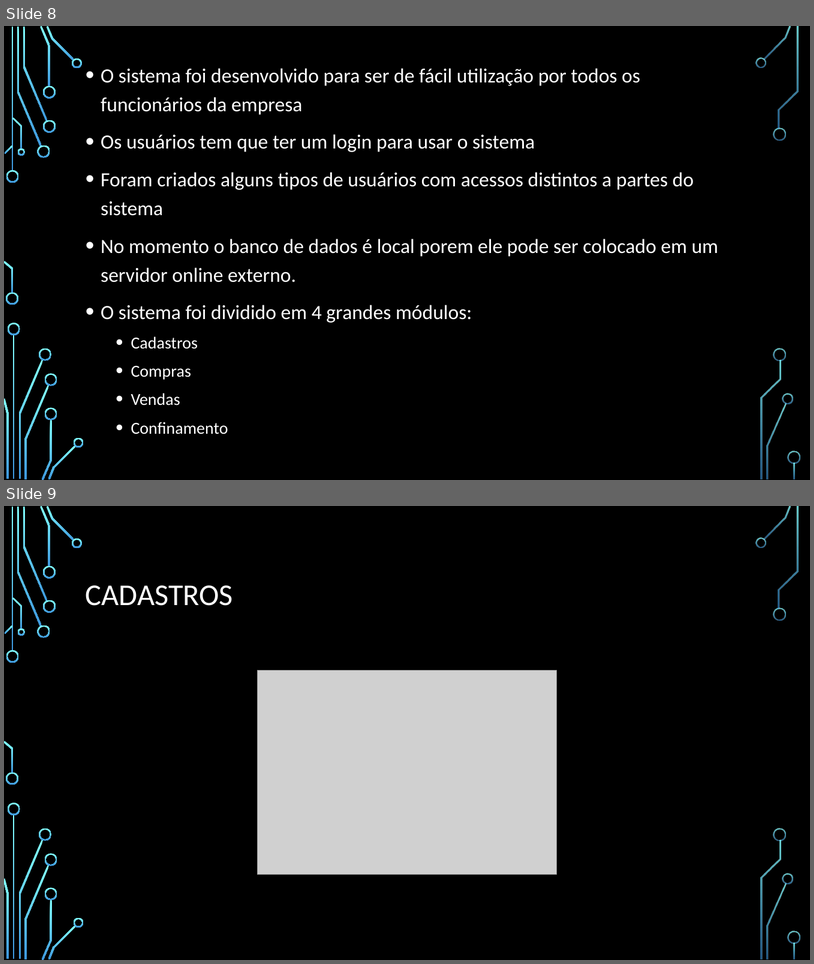
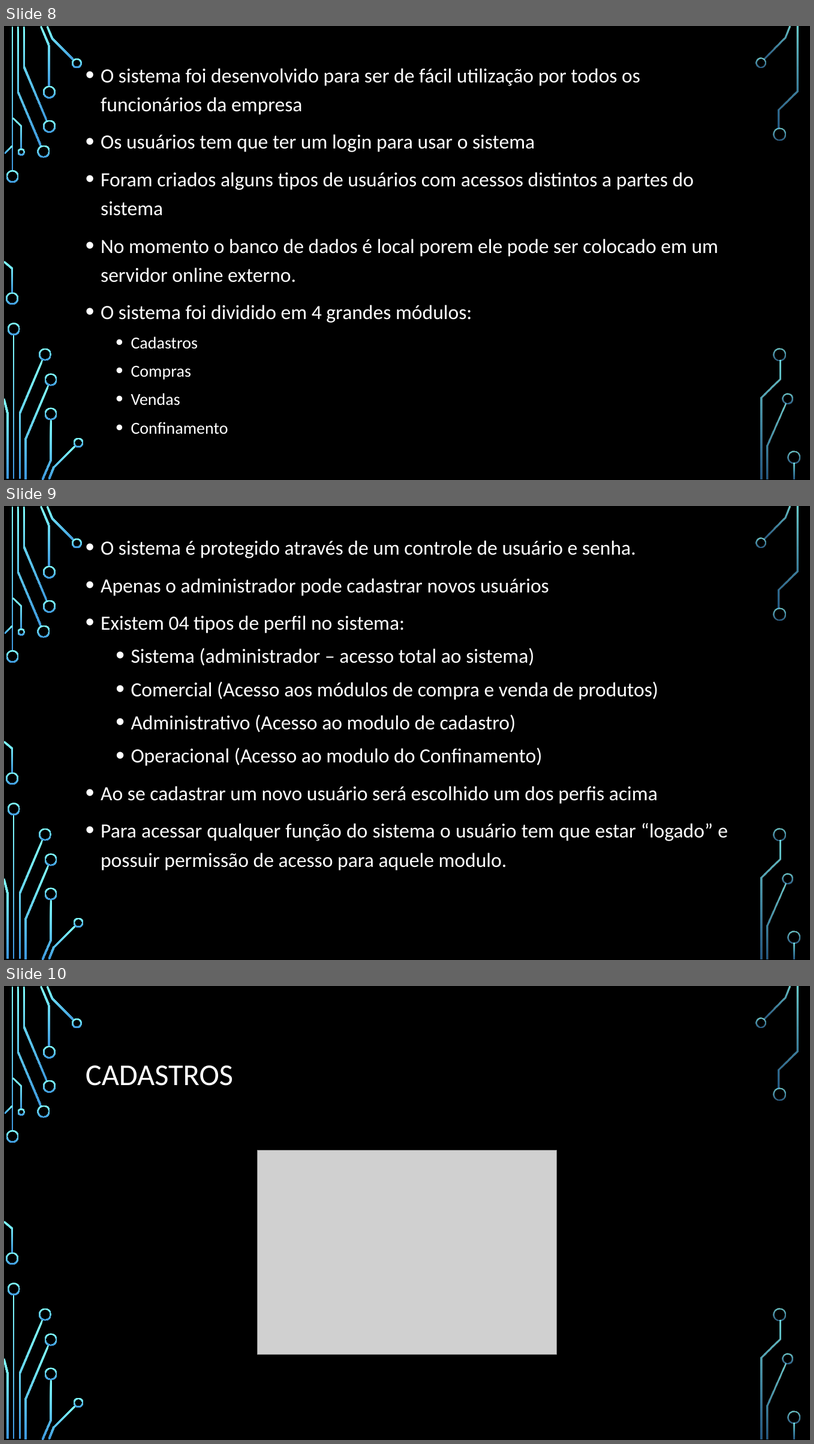
Before and after one commit to chav1985/GerenciamentoBovinos, a slide deck: GerenciamentoBovinos/Documentação/Apresentação/SISTEMA DE GERENCIAMENTO DE BOVINOS.pptx. Shown one above the other, each under a label of ours: slides 8 and 9 before the commit, slides 8, 9 and 10 after it. The pictures are 814x964 and 814x1444 pixels, drawn with LibreOffice and Linux fonts; fonts in the diff are those of the drawing; grey boxes stand for pictures; background and template pictures are left out. Boxes give left, top, right and bottom in pixels: in the first picture for what was removed or moved away, otherwise in the second. Text is boxed around its words. In the diff, an @@ line names an element or a change of style, - is before the commit and + after.

```diff
--- a/GerenciamentoBovinos/Documentação/Apresentação/SISTEMA DE GERENCIAMENTO DE BOVINOS.pptx
+++ b/GerenciamentoBovinos/Documentação/Apresentação/SISTEMA DE GERENCIAMENTO DE BOVINOS.pptx
@@ slide 9 added at (4,506,810,960), background picture (left out); not listed: 36 template elements that a slide beside it also shows @@
@@ text added at (101,540,728,870), 24 pt, text #FFFFFF @@
+• O sistema é protegido através de um controle de usuário e senha.
+• Apenas o administrador pode cadastrar novos usuários
+• Existem 04 tipos de perfil no sistema:
+  • Sistema (administrador – acesso total ao sistema)
+  • Comercial (Acesso aos módulos de compra e venda de produtos)
+  • Administrativo (Acesso ao modulo de cadastro)
+  • Operacional (Acesso ao modulo do Confinamento)
+• Ao se cadastrar um novo usuário será escolhido um dos perfis acima
+• Para acessar qualquer função do sistema o usuário tem que estar “logado” e possuir permissão de acesso para aquele modulo.
@@ what was slide 9 is now slide 10 @@
```
Also in this commit, not shown: 2 slides changed, 5 other slides added, 1 slide removed.
